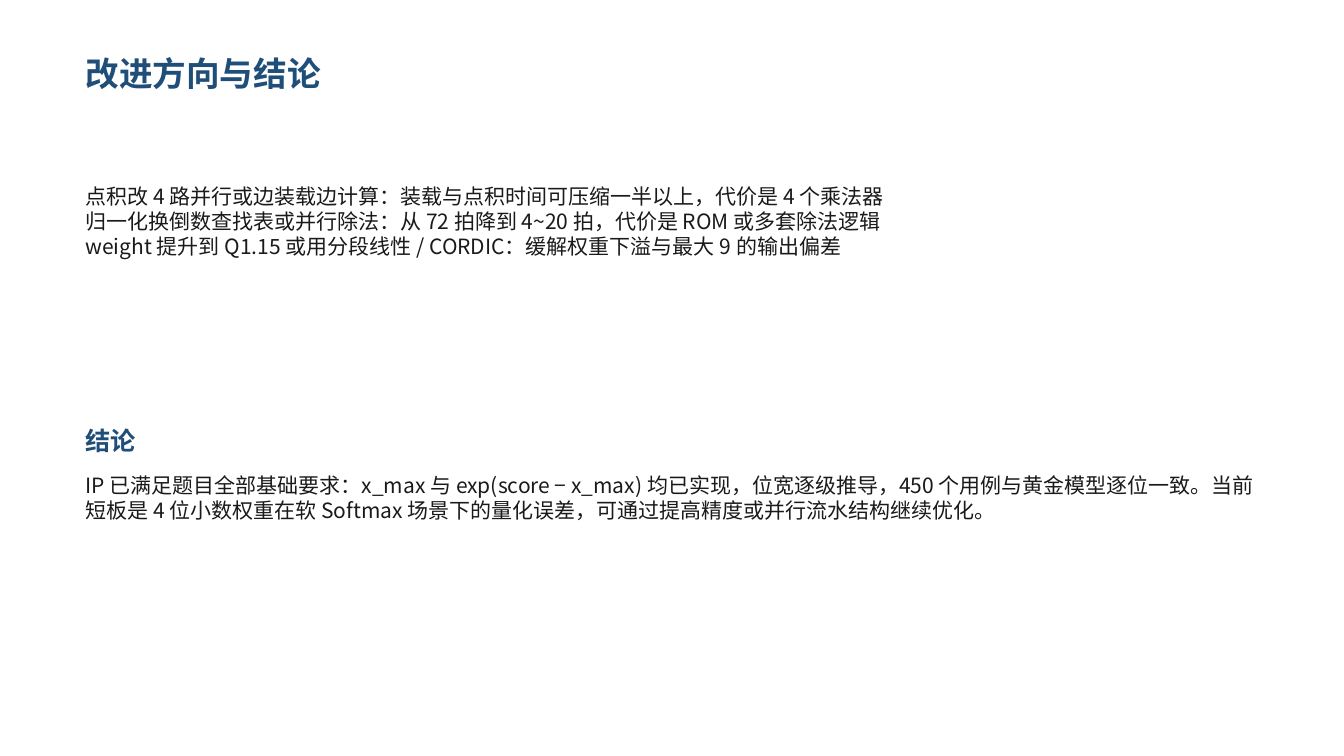
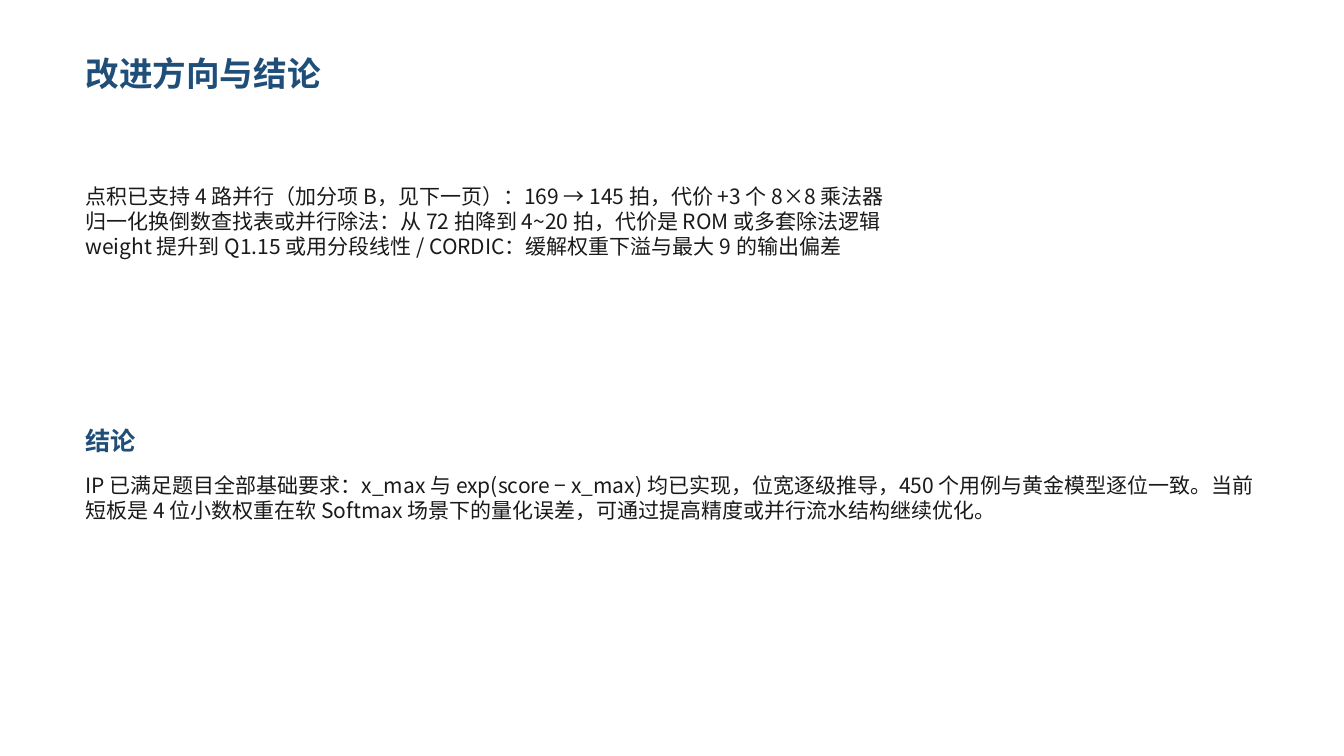
Before and after one commit to yelan13/attention-ip, a slide deck: slide 10 of doc/Attention加速器IP汇报.pptx. Drawn at 1344x756 pixels with LibreOffice and Linux fonts; fonts in the diff are those of the drawing. Boxes give left, top, right and bottom in pixels: in the first picture for what was removed or moved away, otherwise in the second. Text is boxed around its words. In the diff, an @@ line names an element or a change of style, - is before the commit and + after.

Commit message:
docs: 同步首/末页措辞并重新导出汇报 PDF
- 汇报 PPT 第 10 页把「点积改 4 路并行」更新为「点积已支持 4 路并行（加分项 B，见下一页）：
  169 → 145 拍」，与新增的加分项页保持一致
- README 第 7 节：因果 Mask 由「未实现」改为「已实现（加分项 A）」，并说明点积已支持并行
- 重新导出 doc/Attention加速器IP汇报.pdf（11 页，末页为加分项页）

```diff
--- a/doc/Attention加速器IP汇报.pptx
+++ b/doc/Attention加速器IP汇报.pptx
@@ text at [86,186,884,206]: text changed @@
-点积改 4 路并行或边装载边计算：装载与点积时间可压缩一半以上，代价是 4 个乘法器
+点积已支持 4 路并行（加分项 B，见下一页）：169 → 145 拍，代价 +3 个 8×8 乘法器
```
Also in this commit, not shown: 2 other files.
